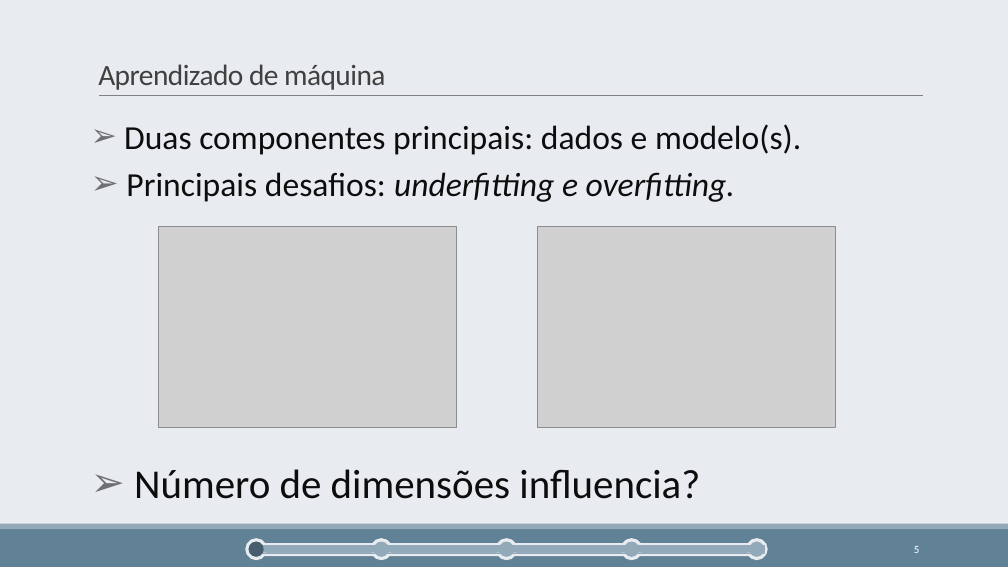
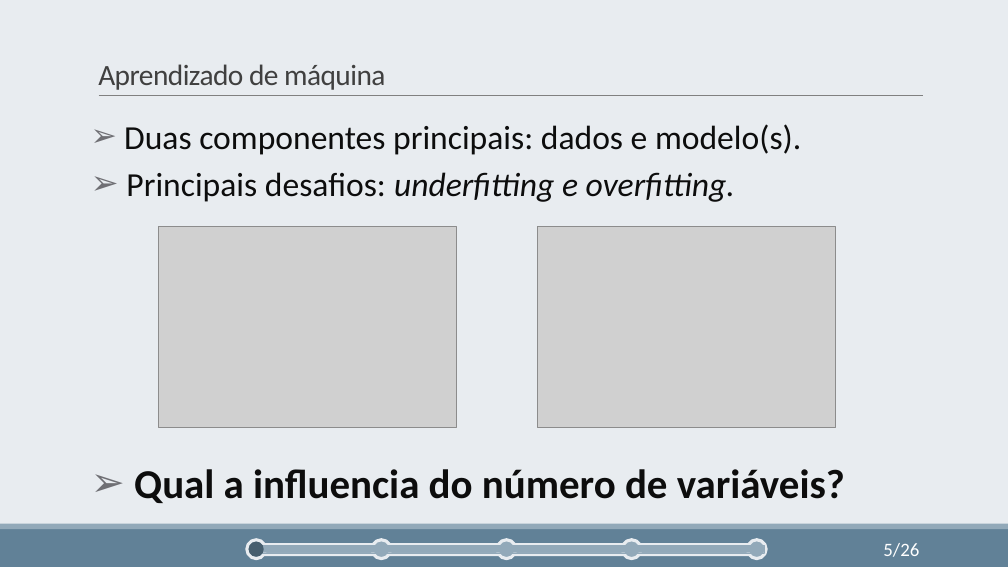
Before and after one commit to cmbhjv/TCC-Latex, a slide deck: slide 5 of TCC-Pres/Seleção Incremental de Variáveis utilizando Preditores Lineares e.pptx. Drawn at 1008x567 pixels with LibreOffice and Linux fonts; fonts in the diff are those of the drawing; grey boxes stand for pictures. Boxes give left, top, right and bottom in pixels: in the first picture for what was removed or moved away, otherwise in the second. Text is boxed around its words. In the diff, an @@ line names an element or a change of style, - is before the commit and + after.

Commit message:
Update 03/12

```diff
--- a/TCC-Pres/Seleção Incremental de Variáveis utilizando Preditores Lineares e.pptx
+++ b/TCC-Pres/Seleção Incremental de Variáveis utilizando Preditores Lineares e.pptx
@@ text at <box>134,469,845,503</box>: text changed; bold on @@
-➢ Número de dimensões influencia?
+➢ Qual a influencia do número de variáveis?
@@ page number at <box>883,543,919,557</box>: text changed; size 10.5 to 18 pt @@
-5
+5/26
```
Also in this commit, not shown: 2 other slides changed, 10 slides added, 2 slides removed.
